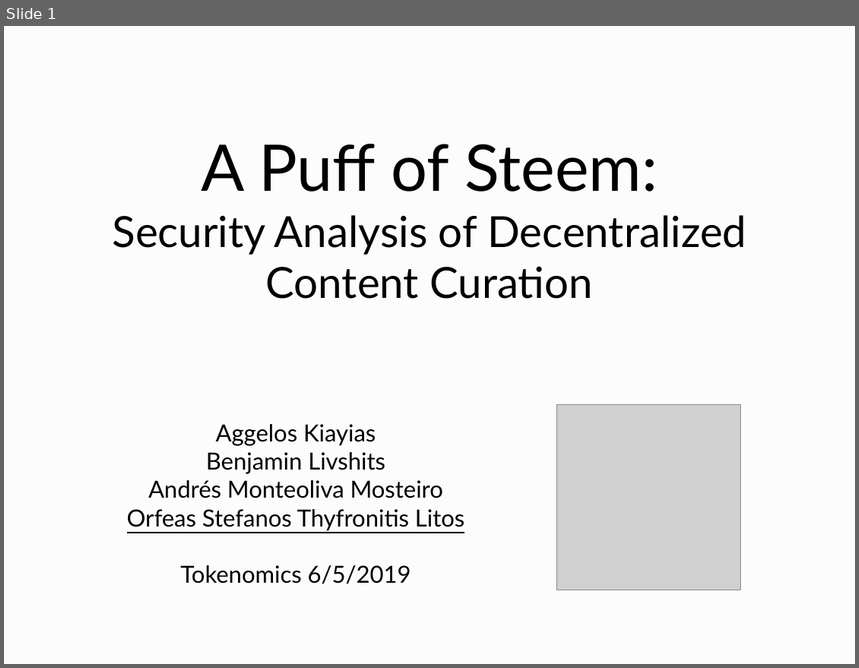
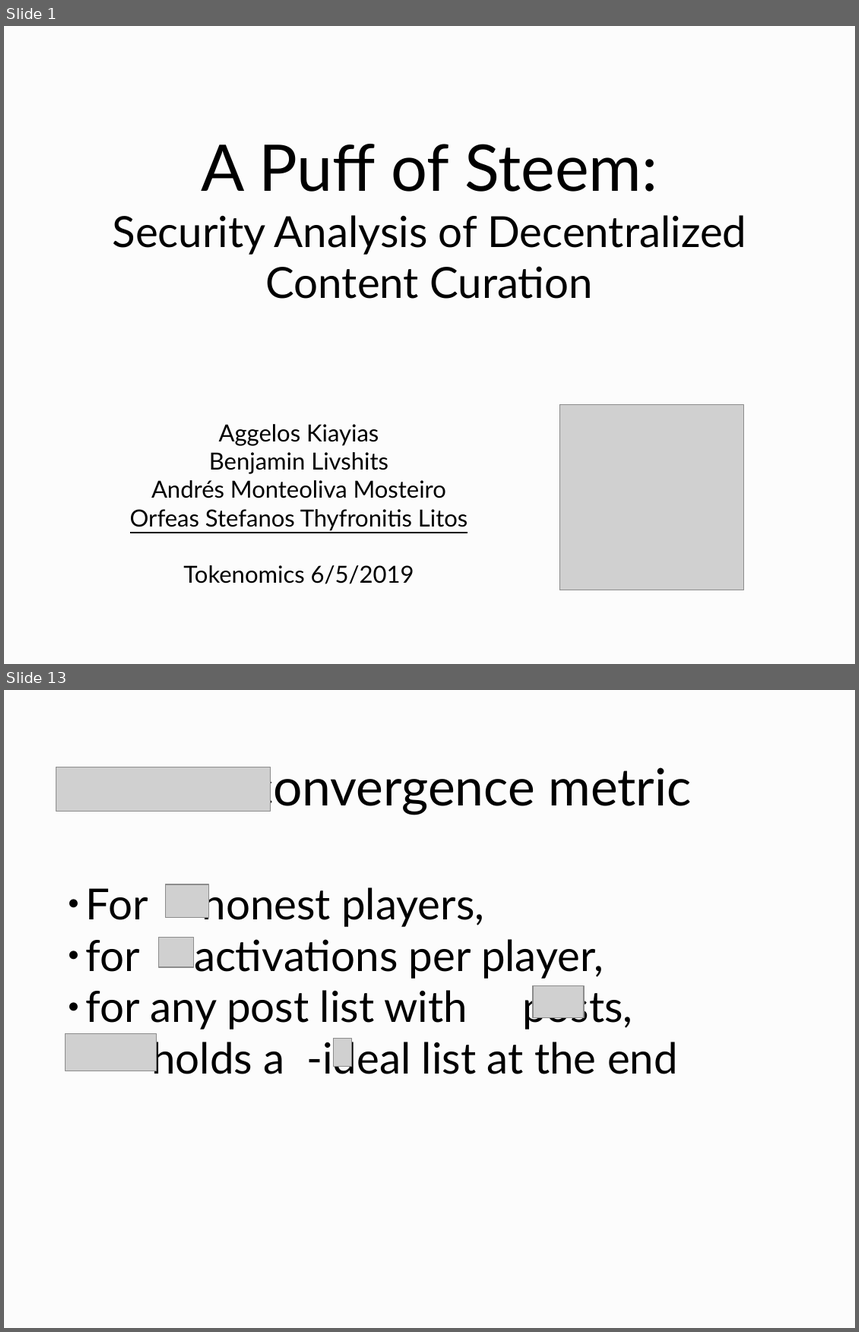
Before and after one commit to curationTeam/fairPostOrdering, a slide deck: slides/slides.odp. Shown one above the other, each under a label of ours: slide 1 before the commit, slides 1 and 13 after it; the slides between them are not shown. The pictures are 859x668 and 859x1332 pixels, drawn with LibreOffice and Linux fonts; fonts in the diff are those of the drawing; grey boxes stand for pictures. Boxes give left, top, right and bottom in pixels: in the first picture for what was removed or moved away, otherwise in the second. Text is boxed around its words. In the diff, an @@ line names an element or a change of style, - is before the commit and + after.

```diff
--- a/slides/slides.odp
+++ b/slides/slides.odp
@@ slide 13 added at (4, 690, 855, 1328), background #FCFCFC @@
@@ picture added at (56, 768, 271, 812) @@
@@ title added at (230, 767, 692, 815), 48 pt, text #000000 @@
+-convergence metric
@@ text added at (86, 884, 678, 1075), 40 pt, text #000000 @@
+● For honest players,
+● for activations per player,
+● for any post list with posts,
+● holds a -ideal list at the end
@@ picture added at (165, 885, 208, 918) @@
@@ picture added at (158, 937, 194, 967) @@
@@ picture added at (533, 986, 584, 1018) @@
@@ picture added at (65, 1034, 156, 1072) @@
@@ picture added at (334, 1038, 351, 1067) @@
@@ slide 1 changed as well @@
@@ picture: place and size @@
-picture at (557, 405, 741, 591)
+picture at (560, 405, 744, 591)
@@ text "Aggelos Kiayias": place and size @@
-text "Aggelos Kiayias" at (127, 424, 465, 585)
+text "Aggelos Kiayias" at (130, 424, 468, 585)
```
Also in this commit, not shown: 19 other slides added, 1 slide removed.
